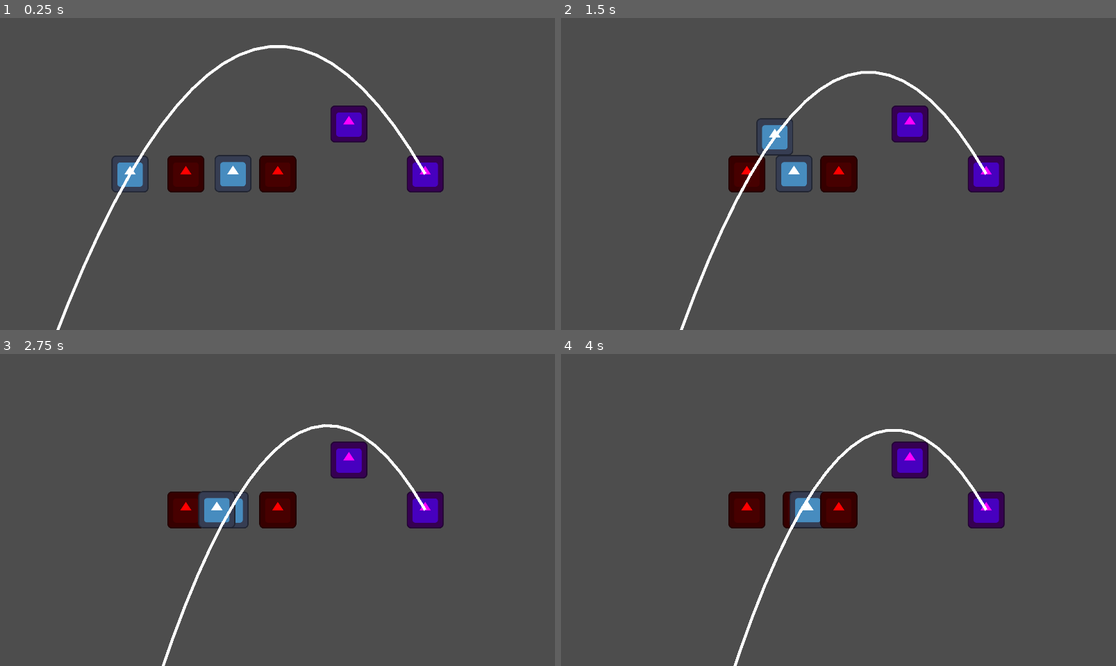
Above: before the commit, frames 1-4 (two rows, left to right).
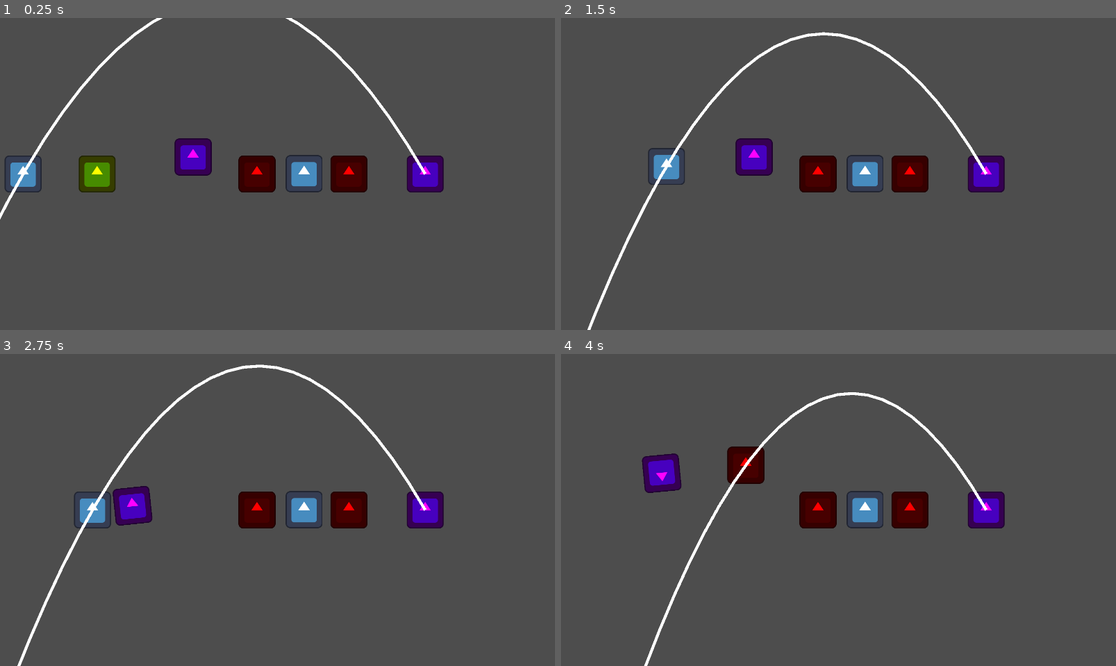
Above: after the commit, the same moments.

Repository: codenergy-dev/maricagamesjam2025_codenergy
Game: Godot game, scene res://scenes/game.tscn
The game is run twice, just before and just after one commit, with the same random seed, the same clock (stepped at 60 frames per second) and the same inputs. The engine's default icon, where the game draws it, is replaced by a stand-in: a white triangle on a blue panel in a dark square.
Inputs:
- Up to frame 1 (0.25 s): no input
- Up to frame 2 (1.5 s): tap Enter (ui_accept) at 0.5, 0.77 s; hold Right (ui_right) from 0.53 s (still down)
- Up to frame 3 (2.75 s): tap Enter (ui_accept) at 1.52 s; release Right (ui_right) at 2.03 s; hold Left (ui_left) from 2.03 s (still down)
- Up to frame 4 (4 s): release Left (ui_left) at 2.78 s; hold Right (ui_right) from 2.78 s (still down); tap Enter (ui_accept) at 3.02, 3.77 s

The runs differ from the first frame. In frame 1, 7.7% of the frame differs, in the area x 0-76%, y 0-100%; in frame 2, 6.9%; in frame 3, 7.0%; in frame 4, 6.9%.

Commit message:
Add collectable to game scene

Diff:
--- a/godot/scenes/game.tscn
+++ b/godot/scenes/game.tscn
@@ -1,10 +1,11 @@
-[gd_scene load_steps=7 format=3 uid="uid://dit1a017pswy0"]
+[gd_scene load_steps=8 format=3 uid="uid://dit1a017pswy0"]
 
 [ext_resource type="PackedScene" uid="uid://ex2bnscbk8kg" path="res://scenes/player.tscn" id="1_yqjtg"]
 [ext_resource type="PackedScene" uid="uid://bsks3p5vrlvd8" path="res://scenes/fire.tscn" id="2_lnu2h"]
 [ext_resource type="PackedScene" uid="uid://j1qhlx1eb1j2" path="res://scenes/bee.tscn" id="3_lnu2h"]
 [ext_resource type="PackedScene" uid="uid://hfdx2agbin6m" path="res://scenes/pet.tscn" id="4_lbhrr"]
 [ext_resource type="PackedScene" uid="uid://bkqqwut40t2b3" path="res://scenes/enemy.tscn" id="5_iywne"]
+[ext_resource type="PackedScene" uid="uid://ctog6dxji3yyd" path="res://scenes/collectable.tscn" id="6_p57ef"]
 
 [sub_resource type="RectangleShape2D" id="RectangleShape2D_lbhrr"]
 size = Vector2(3594, 124)
@@ -14,19 +15,19 @@
 [node name="Camera2D" type="Camera2D" parent="."]
 
 [node name="Player" parent="." instance=ExtResource("1_yqjtg")]
-position = Vector2(-510, 0)
+position = Vector2(-880, 0)
 
 [node name="Fire" parent="." instance=ExtResource("2_lnu2h")]
-position = Vector2(-317, 0)
+position = Vector2(-71, 0)
 
 [node name="Pet" parent="." instance=ExtResource("4_lbhrr")]
-position = Vector2(-154, 0)
+position = Vector2(92, 0)
 
 [node name="Fire2" parent="." instance=ExtResource("2_lnu2h")]
-position = Vector2(1, 0)
+position = Vector2(247, 0)
 
 [node name="Bee" parent="." instance=ExtResource("3_lnu2h")]
-position = Vector2(247, -173)
+position = Vector2(-292, -59)
 
 [node name="StaticBody2D" type="StaticBody2D" parent="."]
 position = Vector2(0, 125)
@@ -37,3 +38,6 @@
 [node name="Enemy" parent="." node_paths=PackedStringArray("target_node") instance=ExtResource("5_iywne")]
 position = Vector2(511, 0)
 target_node = NodePath("../Player")
+
+[node name="Collectable" parent="." instance=ExtResource("6_p57ef")]
+position = Vector2(-624, 0)
